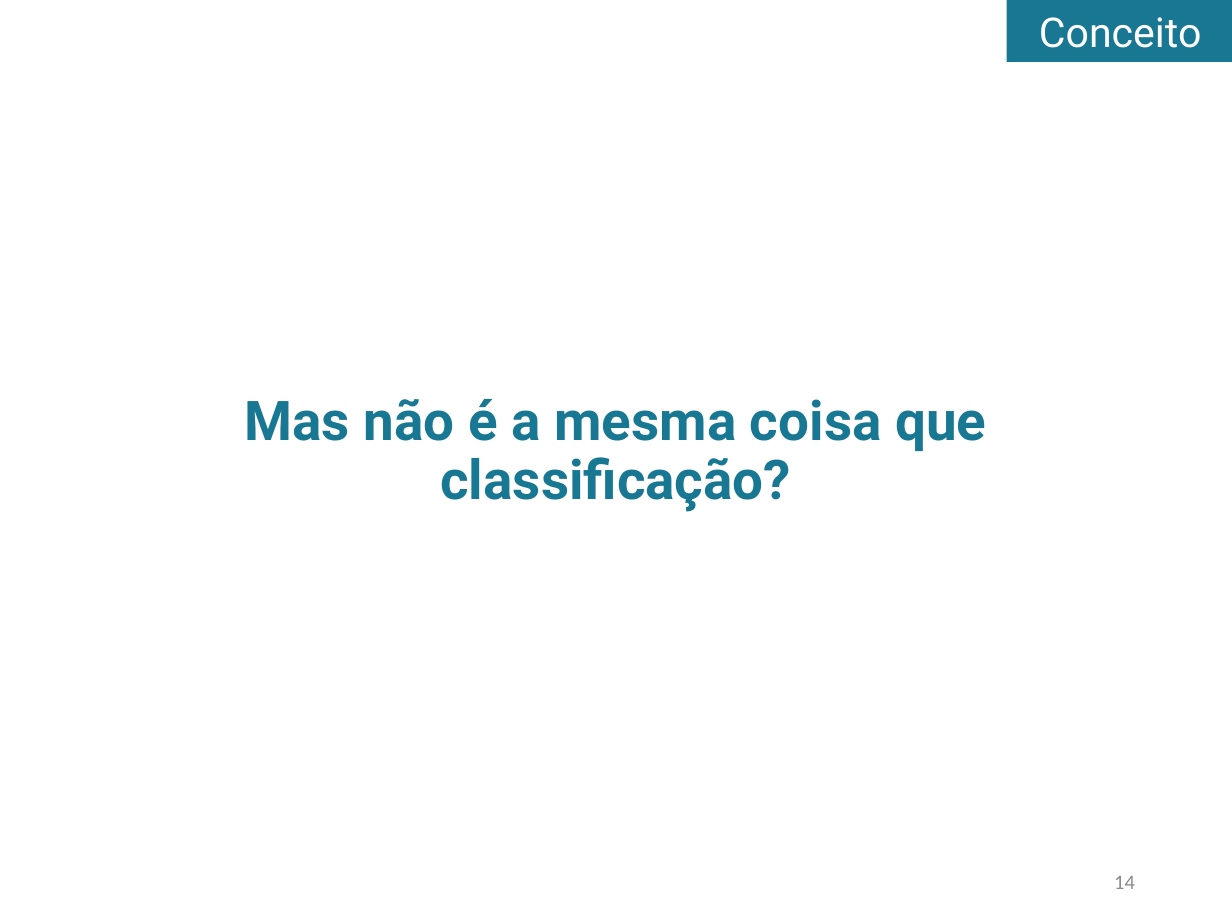
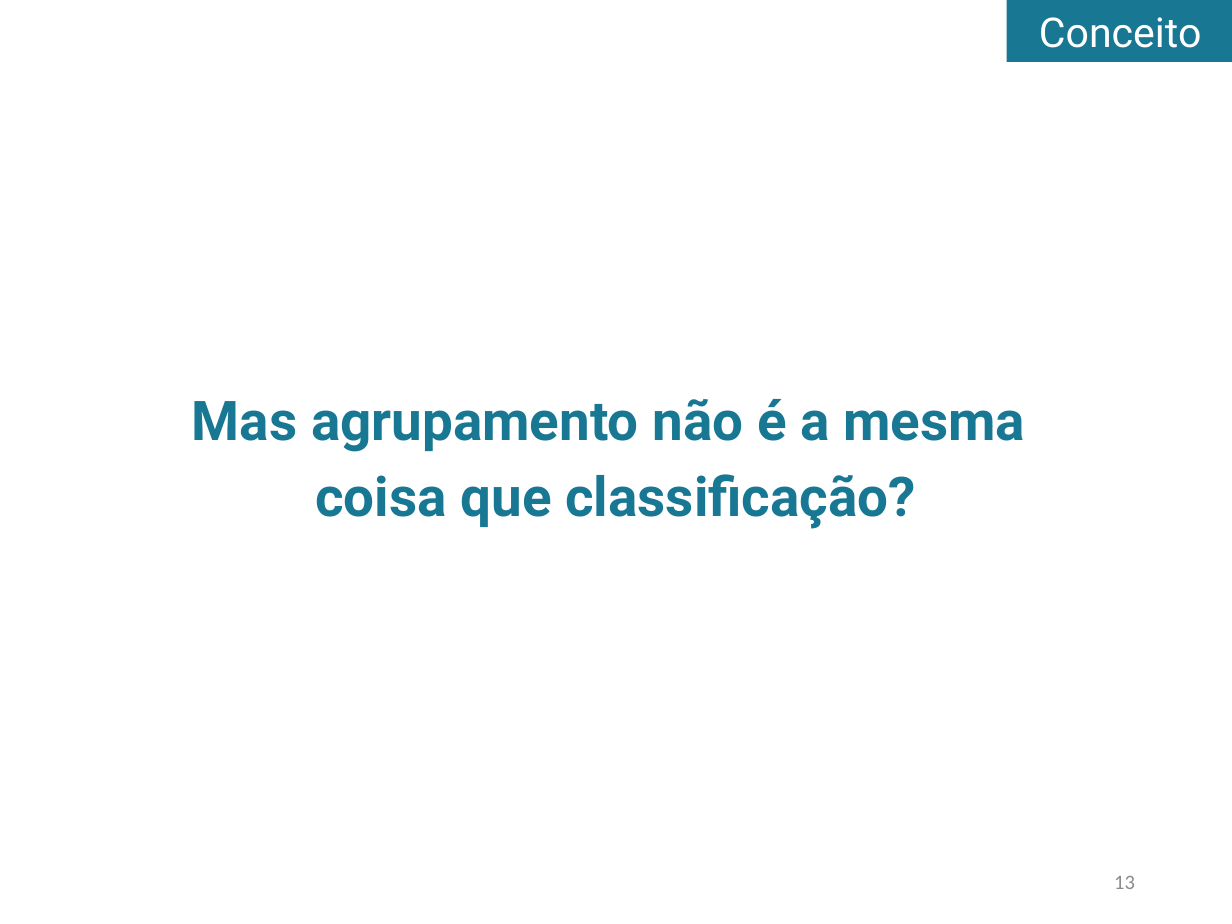
Before and after one commit to tomferreira/mac499, a slide deck: slide 13 of apresentacao/Apresentacao.pptx (slide 14 before the commit). Drawn at 1232x924 pixels with LibreOffice and Linux fonts; fonts in the diff are those of the drawing. Boxes give left, top, right and bottom in pixels: in the first picture for what was removed or moved away, otherwise in the second. Text is boxed around its words. In the diff, an @@ line names an element or a change of style, - is before the commit and + after.

```diff
--- a/apresentacao/Apresentacao.pptx
+++ b/apresentacao/Apresentacao.pptx
@@ text at bbox=[192, 399, 1025, 529]: text changed @@
-Mas não é a mesma coisa que classificação?
+Mas agrupamento não é a mesma
+coisa que classificação?
@@ page number at bbox=[1114, 876, 1135, 889]: text changed @@
-14
+13
```
Also in this commit, not shown: 9 other slides changed, 16 slides added, 1 slide removed.
